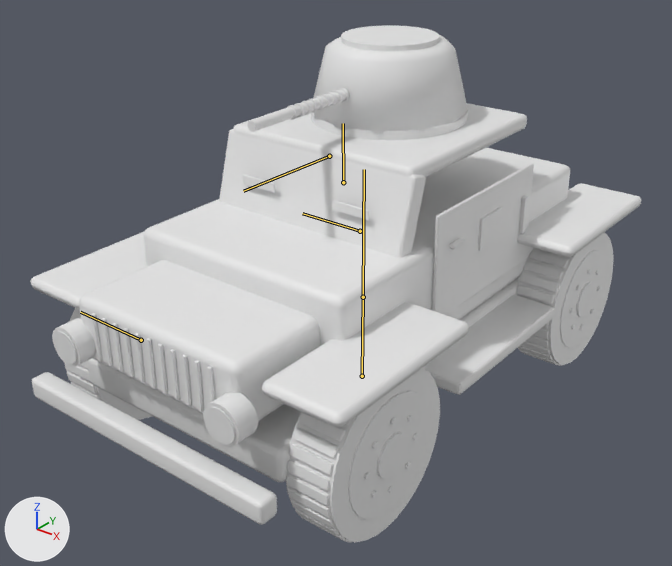
Two versions of the glTF model public/models/land/armored-car-lod0.glb, one commit apart.
Camera for both pictures: a 50 mm lens placed at (3.25, -4.34, 3.33), pointed at (0.01, -0.3, 0.82). The axes (+X, +Y, +Z) are drawn at lower left. The lights are the same throughout. The picture after the commit comes second. Both versions are drawn at frame 10 of the action 'Fire'; the numbers are the values there. The bones that change, and the others that lie on the model, are drawn over the model as lines.

Objects in the first picture: 'Ironfronts_armored-car.001'.
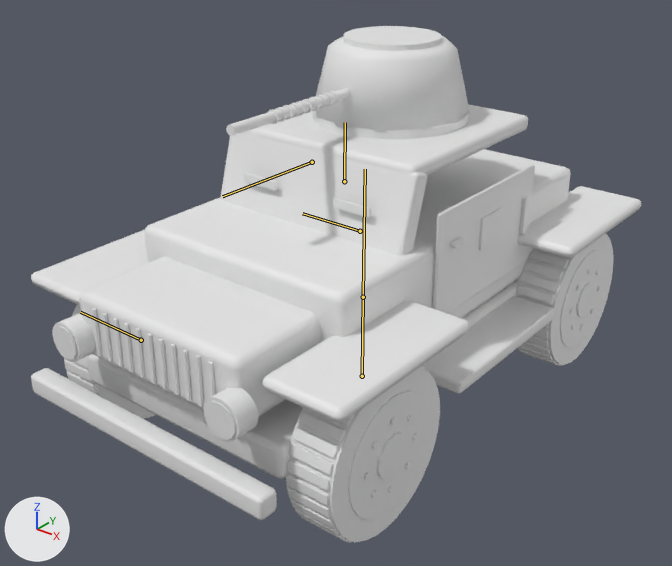
The edits, one by one:
Bone 'Hull' (bone_hull) turns from (1, 0, 0) to (0, 0, 0) degrees about its own x, y and z.
Bone 'Gun' (bone_gun) moves from (0.0, -0.171, 0.0) to (0.0, 0.0, 0.0).

Pixel boxes (x1, y1, x2, y2) of what changed, in the pictures (672 x 566 px):
'Ironfronts_armored-car.001', posed: before (31, 25, 641, 543); after (31, 26, 641, 543)
bone 'Hull', root to tip: before (363, 297) to (364, 169); after (363, 297) to (365, 169)
bone 'Gun', root to tip: before (329, 156) to (243, 191); after (312, 162) to (222, 196)
